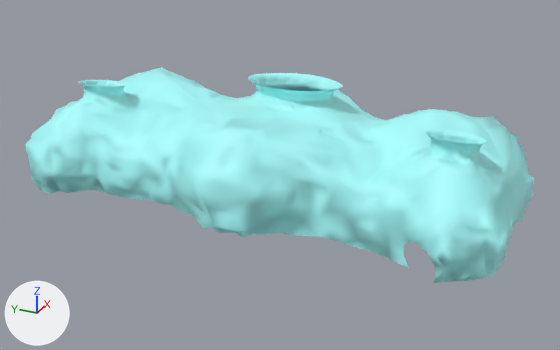
One commit to the FBX model Assets/Arts/FBX/Enviroments/IceRoof.fbx: the scene before it, then after it.
Rendered twice from a 50 mm camera at (-173.1, -46.3, 89.3) aimed at (-1.6, 30.8, 3.5). The axes (+X, +Y, +Z) are drawn at lower left. The lights are the same throughout. The older version comes first. Where no turn or scale is listed for an object, it has been applied to the vertices.

Names of what the first picture shows: 'IceRoof'.
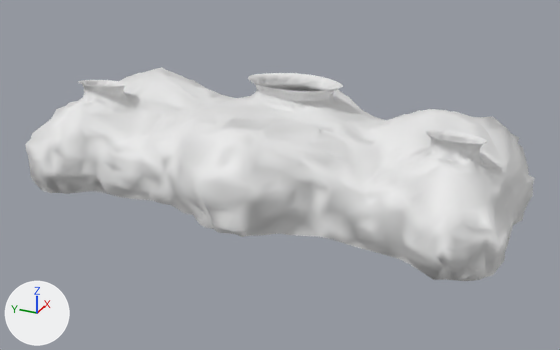
The newer file is also turned or shifted as a whole; pictures and numbers use the older file's frame.

Location of each change, (x1, y1, x2, y2) in pixels of the pictures (560 x 350 px; the box of a moved part takes in the faces that stretch with it):
'IceRoof', reshaped: before (25, 67, 535, 283); after (25, 67, 535, 281)
part 1 of me_scene_005, moved or reshaped: (33, 180, 118, 197) in both
part 2 of me_scene_005, moved or reshaped: before (332, 220, 523, 283); after (332, 220, 522, 281)
part 3 of me_scene_005, moved or reshaped: (170, 195, 302, 237) in both
part 4 of me_scene_005, recoloured (cyan to white): (25, 67, 535, 281) in both

The change in detail:
me_scene_005 is used by ob_iceroof; location (33.1, 32.0, 2.3).
Verts and faces of me_scene_005; kept vertices keep their numbers, new ones are numbered from 1839.
Before the commit, vertices of me_scene_005: 709 (-58.2, 14.5, -2.5) at pixel (184, 213), 710 (-58.3, 11.9, -2.3) at pixel (193, 214), 720 (-61.5, 8.6, -2.7) at pixel (198, 224), 721 (-62.7, 6.4, -2.6) at pixel (204, 227), 723 (-62.5, 4.0, -2.2) at pixel (213, 227).
Before the commit, vertices of me_scene_005: 724 (-63.6, 2.1, -2.6) at pixel (217, 232), 734 (-62.6, -2.1, -2.1) at pixel (235, 232), 737 (-63.2, -4.2, -2.5) at pixel (242, 237), 738 (-61.6, -5.9, -2.2) at pixel (251, 234), 745 (-60.6, -8.1, -2.3) at pixel (261, 234).
Before the commit, vertices of me_scene_005: 746 (-58.0, -11.7, -2.3) at pixel (280, 232).
me_scene_005 had 1839 vertices, 3451 faces and spanned x -66.5..5.4, y -64.3..64.1, z -3.6..24.5.
me_scene_005 now has 1840 vertices, 3457 faces and spans x -66.5..5.4, y -64.3..64.1, z -2.5..24.5.
Part 1, on me_scene_005:
11 vertices in x -59.2..-4.5, y -21.9..60.0, z -2.3 move by (0.0, 0.0, -0.2).
8 vertices in x -61.4..-2.2, y 25.5..60.6, z -2.2 move by (0.0, 0.0, -0.3).
6 vertices in x -62.8..-1.4, y -7.9..61.2, z -2.7 move by (0.0, 0.0, 0.2).
4 vertices in x -56.5..-18.7, y 60.8..64.1, z -2.6 move by (0.0, 0.0, 0.1).
3 vertices in x -29.0..-5.2, y 54.0..62.4, z -2.4 move by (0.0, 0.0, -0.1).
3 vertices in x -57.2..-3.0, y 43.3..49.8, z -2.0 move by (0.0, 0.0, -0.5).
16 vertices move from x -61.6..-1.3, y -6.0..62.9, z -3.5..-1.8 to x -61.6..-1.3, y -6.0..62.9, z -2.5.
1 vertex is added at (-29.2, 62.7, -0.5).
2 new faces join them.
Part 2, on me_scene_005:
2 vertices are removed from x -63.2..-59.0, y -50.0..-43.4, z -3.4..-3.2.
3 faces are deleted.
8 vertices in x -52.5..-2.4, y -62.6..-31.6, z -2.3 move by (0.0, 0.0, -0.2).
4 vertices in x -50.1..-2.4, y -60.3..-39.4, z -2.1 move by (0.0, 0.0, -0.4).
4 vertices in x -60.1..-30.9, y -61.6..-57.8, z -2.2 move by (0.0, 0.0, -0.3).
3 vertices in x -17.0..-2.0, y -62.3..-44.4, z -2.4 move by (0.0, 0.0, -0.1).
12 vertices move from x -62.0..-1.8, y -61.3..-27.1, z -3.6..-1.8 to x -62.0..-1.8, y -61.3..-27.1, z -2.5.
2 vertices are added at (-59.0, -43.4, -2.5), (-63.2, -50.0, -2.5).
7 new faces join them.
Part 3, on me_scene_005:
Vertices 710, 745, 746 move by (0.0, 0.0, -0.2).
Vertex 709 moves to (-58.2, 14.5, -2.5), pixel (184, 213).
Vertex 737 moves to (-63.2, -4.2, -2.5), pixel (242, 237).
Vertex 720 moves to (-61.5, 8.6, -2.5), pixel (198, 223).
Vertex 721 moves to (-62.7, 6.4, -2.5), pixel (203, 227).
Vertex 724 moves to (-63.6, 2.1, -2.5), pixel (217, 232).
Vertex 723 moves to (-62.5, 4.0, -2.5), pixel (213, 228).
Vertex 738 moves to (-61.6, -5.9, -2.5), pixel (251, 235).
Vertex 734 moves to (-62.6, -2.1, -2.5), pixel (235, 234).
me_scene_005 part 4: 3448 faces spanning x -66.5..5.4, y -64.3..64.1, z -2.5..24.5 switch from mat_iceinner (cyan #aaffff) to no material.
